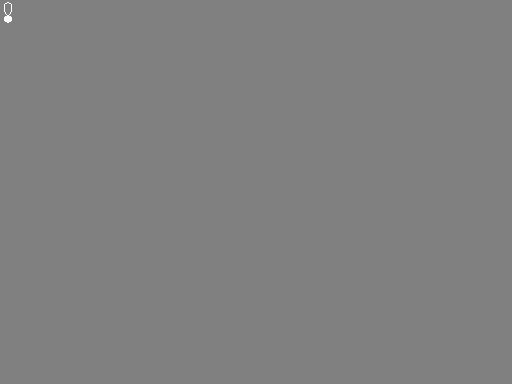
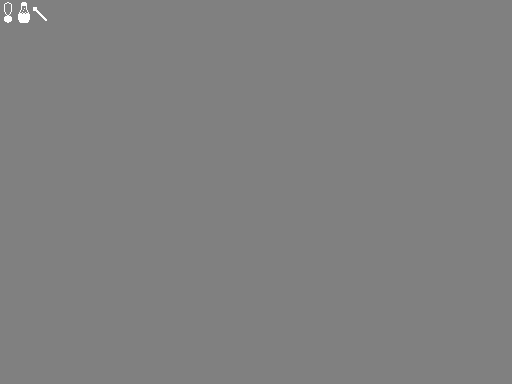
The second 512 × 384 image is a revision of the first. Changes to its layers:
painted on "Background" over (18, 2, 47, 23)
